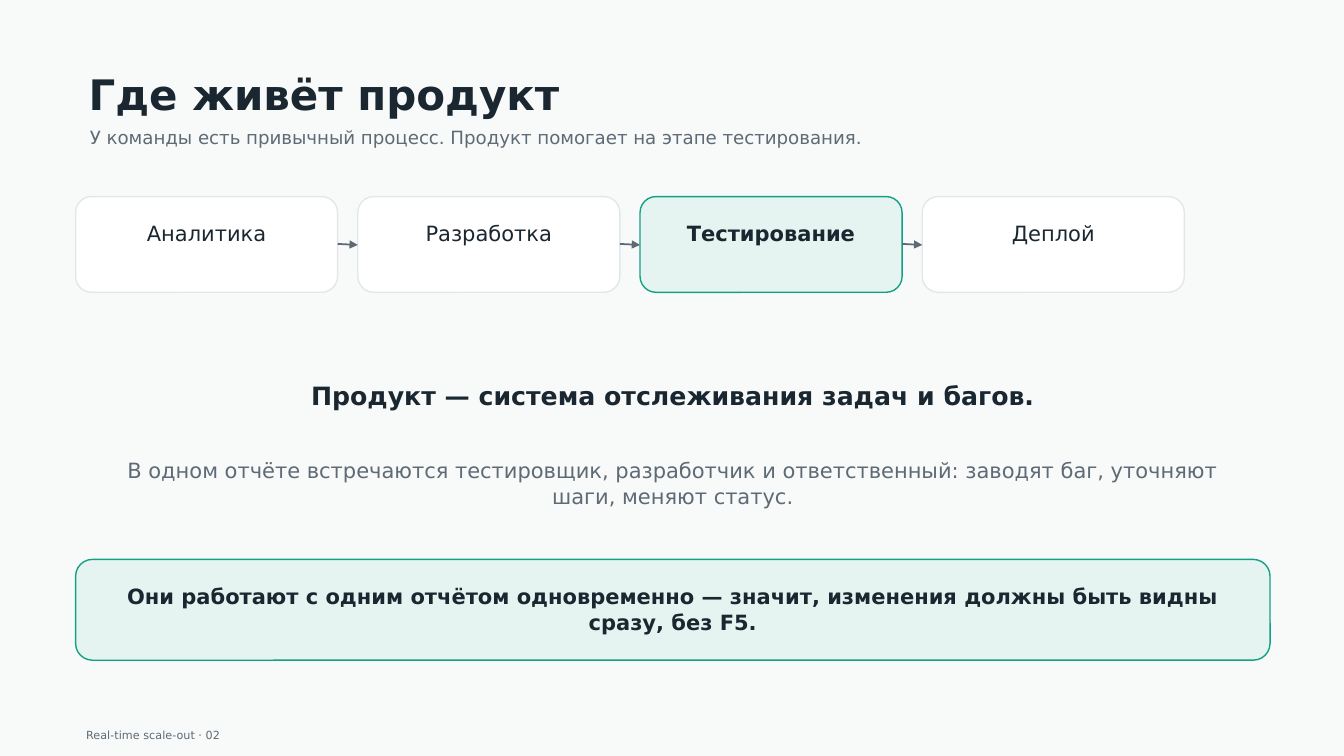
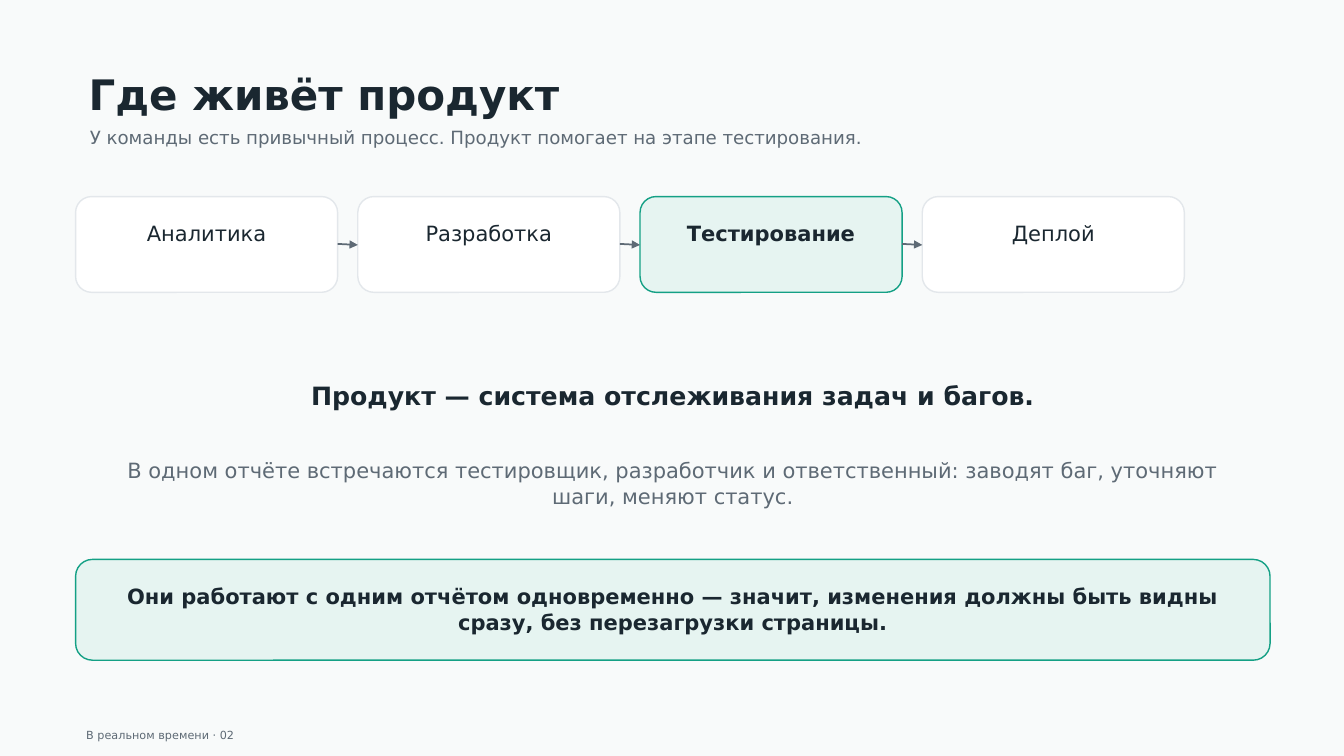
Before and after one commit to gently-whitesnow/final-qualifying-work, a slide deck: slide 2 of build/pptx/vkr-defense-draft.pptx. Drawn at 1344x756 pixels with LibreOffice and Linux fonts; fonts in the diff are those of the drawing. Boxes give left, top, right and bottom in pixels: in the first picture for what was removed or moved away, otherwise in the second. Text is boxed around its words. In the diff, an @@ line names an element or a change of style, - is before the commit and + after.

```diff
--- a/build/pptx/vkr-defense-draft.pptx
+++ b/build/pptx/vkr-defense-draft.pptx
@@ text in rounded rectangle at (127, 587, 1217, 635): text changed @@
-Они работают с одним отчётом одновременно — значит, изменения должны быть видны сразу, без F5.
+Они работают с одним отчётом одновременно — значит, изменения должны быть видны сразу, без перезагрузки страницы.
@@ text at (86, 731, 234, 741): text changed @@
-Real-time scale-out · 02
+В реальном времени · 02
```
Also in this commit, not shown: 14 other slides changed, 3 slides added, 3 slides removed, 9 other files.
